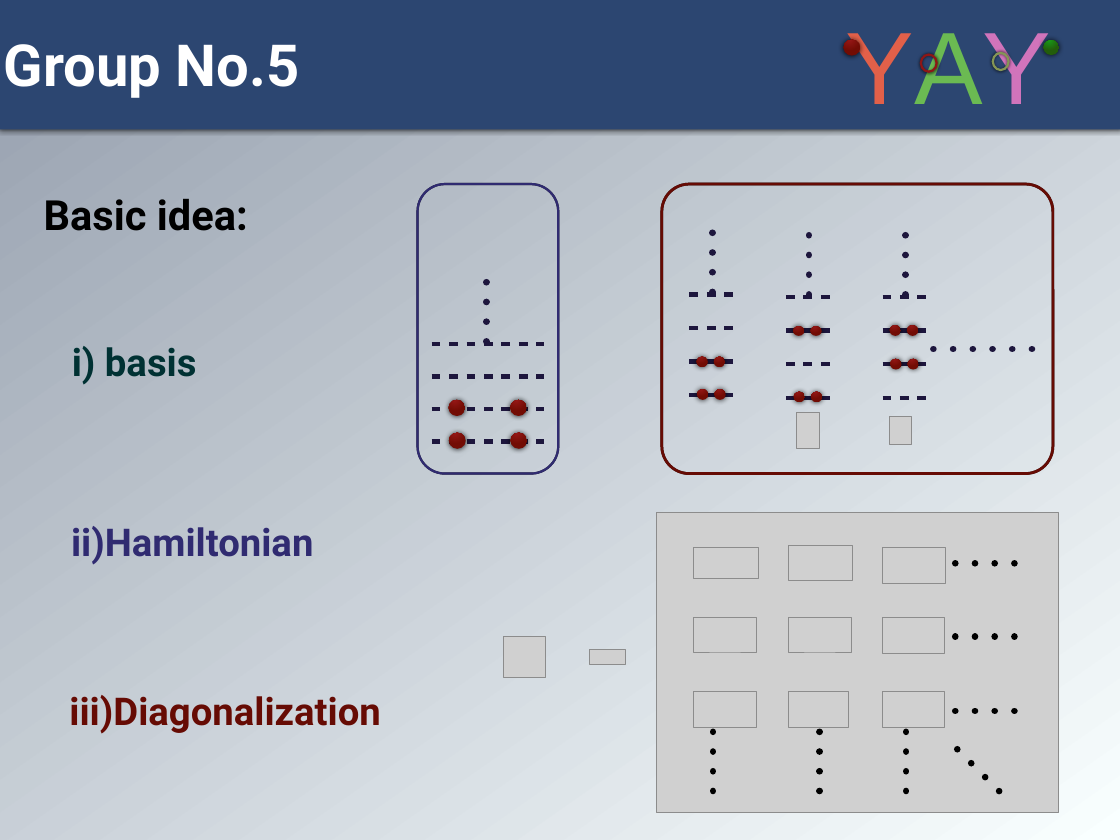
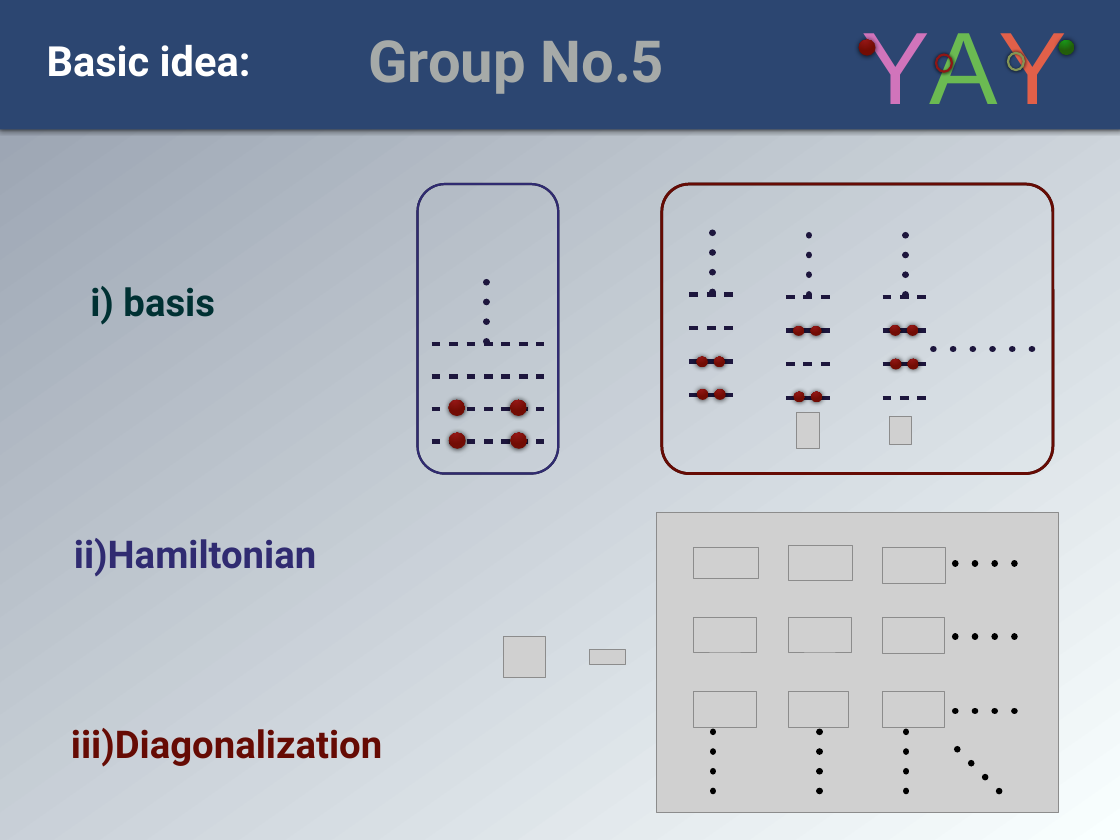
Before and after one commit to yuanzhuo/Talent2018, a slide deck: slide 1 of pre/pre_SM.pptx. Drawn at 1120x840 pixels with LibreOffice and Linux fonts; fonts in the diff are those of the drawing; grey boxes stand for pictures; background and template pictures are left out. Boxes give left, top, right and bottom in pixels: in the first picture for what was removed or moved away, otherwise in the second. Text is boxed around its words. In the diff, an @@ line names an element or a change of style, - is before the commit and + after.

```diff
--- a/pre/pre_SM.pptx
+++ b/pre/pre_SM.pptx
@@ text "Group No.5": place and size @@
-text "Group No.5" at (4, 44, 300, 98)
+text "Group No.5" at (368, 40, 664, 94)
@@ text "Group No.5" at (368, 40, 664, 94): text colour #FFFFFF to #A6AAA8 @@
@@ text "YAY" at (861, 33, 1067, 104): text colour #E26049 to #D174BB, text colour #D174BB to #E26049 in "YAY" @@
@@ text "Basic idea:": place and size @@
-text "Basic idea:" at (44, 199, 248, 231)
+text "Basic idea:" at (47, 45, 251, 77)
@@ text "Basic idea:" at (47, 45, 251, 77): text colour #000000 to #FFFFFF @@
@@ 4 ellipses, 1 text: place and size @@
-4 ellipses, 1 text at (844, 33, 1059, 104)
+4 ellipses, 1 text at (859, 33, 1074, 104)
@@ text "i) basis": place and size @@
-text "i) basis" at (72, 346, 197, 384)
+text "i) basis" at (90, 286, 215, 325)
@@ text "ii)Hamiltonian": place and size @@
-text "ii)Hamiltonian" at (71, 526, 313, 565)
+text "ii)Hamiltonian" at (74, 538, 316, 576)
@@ text "iii)Diagonalization": place and size @@
-text "iii)Diagonalization" at (69, 695, 380, 734)
+text "iii)Diagonalization" at (71, 728, 382, 767)
```
Also in this commit, not shown: 2 other slides changed, 4 slides added, 7 other files.
